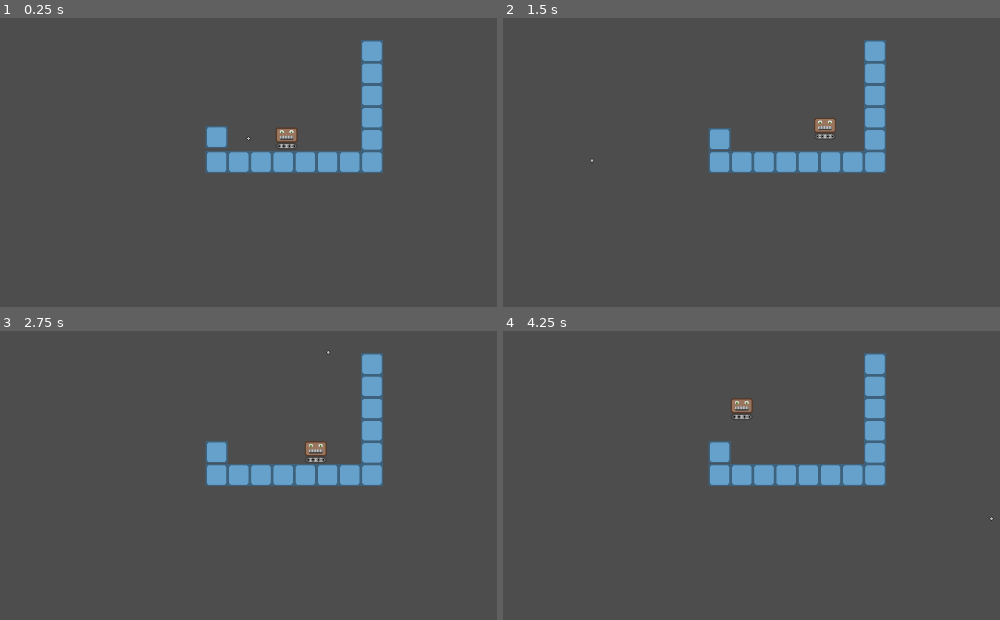
Above: before the commit, frames 1-4 (two rows, left to right).
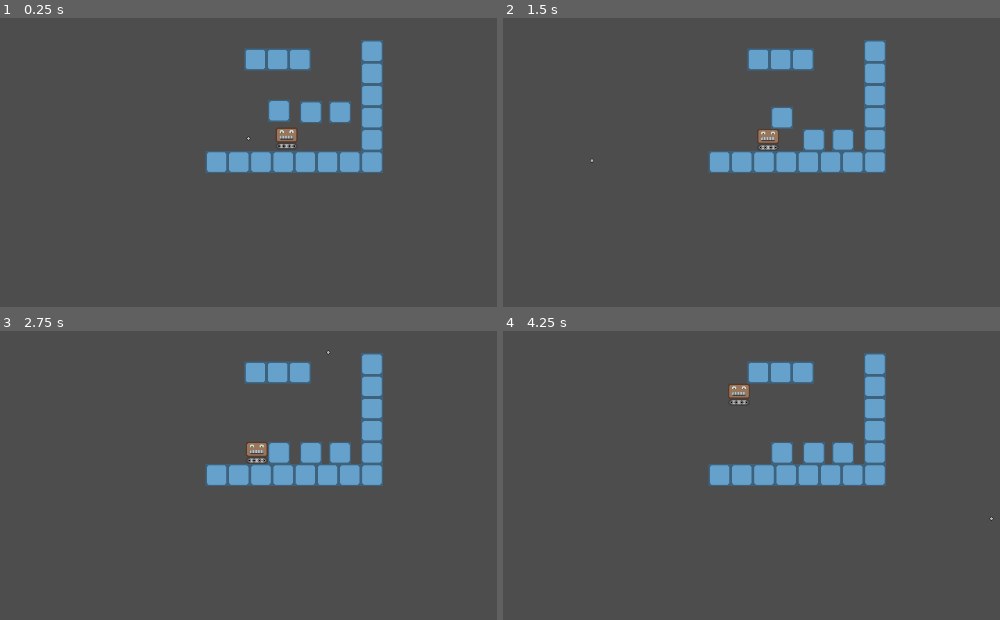
Above: after the commit, the same moments.

Repository: krotomo/glue-gun-game
Game: Godot game, scene res://scenes/main.tscn
The game is run twice, just before and just after one commit, with the same random seed, the same clock (stepped at 60 frames per second) and the same inputs.
Inputs (mouse positions are in pixels of both pictures, inside the frame that each line leads up to):
- Up to frame 1 (0.25 s): no input
- Up to frame 2 (1.5 s): move the mouse to (925, 116) at 0.52 s; hold D (move_right) 0.53-1.28 s; tap Space (jump) at 0.6, 0.77, 1.07 s; move the mouse to (592, 159) at 1.27 s; hold A (move_left) from 1.28 s (still down); click (592, 159) at 1.35 s
- Up to frame 3 (2.75 s): tap Space (jump) at 1.52, 1.55, 1.82, 2.1 s; tap Enter at 2 s; move the mouse to (328, 354) at 2.02 s; release A (move_left) at 2.03 s; hold D (move_right) from 2.03 s (still down)
- Up to frame 4 (4.25 s): move the mouse to (711, 541) at 2.77 s; click (711, 541) at 2.85 s; tap Space (jump) at 3.02, 3.05, 3.32, 3.6, 3.77, 4.07 s; move the mouse to (990, 518) at 3.52 s; release D (move_right) at 3.53 s; hold A (move_left) from 3.53 s (still down)

The runs differ from the first frame. In frame 1, 2.4% of the frame differs, in the area x 41-71%, y 10-45%; in frame 2, 2.9%, in the area x 41-71%, y 10-47%; in frame 3, 2.8%; in frame 4, 2.9%.

Commit message:
debugging

Diff:
--- a/scenes/main.tscn
+++ b/scenes/main.tscn
@@ -51,6 +51,15 @@
 [node name="Block9" parent="." instance=ExtResource("4_vet7f")]
 position = Vector2(134, -70)
 
+[node name="Block15" parent="." instance=ExtResource("4_vet7f")]
+position = Vector2(30, -122)
+
+[node name="Block16" parent="." instance=ExtResource("4_vet7f")]
+position = Vector2(-2, -122)
+
+[node name="Block17" parent="." instance=ExtResource("4_vet7f")]
+position = Vector2(-34, -122)
+
 [node name="Block10" parent="." instance=ExtResource("4_vet7f")]
 position = Vector2(134, -102)
 
@@ -64,5 +73,13 @@
 position = Vector2(-90, 26)
 
 [node name="Block14" parent="." instance=ExtResource("4_vet7f")]
-position = Vector2(-90, -43)
+position = Vector2(88, -79)
 type = 1
+
+[node name="Block18" parent="." instance=ExtResource("4_vet7f")]
+position = Vector2(46, -79)
+type = 1
+
+[node name="Block19" parent="." instance=ExtResource("4_vet7f")]
+position = Vector2(0, -81)
+type = 1
--- a/scripts/block_group.gd
+++ b/scripts/block_group.gd
@@ -15,6 +15,7 @@
 
 func process(delta: float):
 	if get_type() == Type.WALL:
+		velocity = Vector2.ZERO
 		return
 	velocity.y += GRAVITY * delta
 	if get_type() == Type.PLAYER:
--- a/scripts/main.gd
+++ b/scripts/main.gd
@@ -27,10 +27,10 @@
 			for block_b in group.blocks:
 				var new_position = block_a.global_position + offset
 				if (
-					new_position.x + Block.SIZE / 2 >= block_b.global_position.x - Block.SIZE / 2 and
-					new_position.x - Block.SIZE / 2 <= block_b.global_position.x + Block.SIZE / 2 and
-					new_position.y + Block.SIZE / 2 >= block_b.global_position.y - Block.SIZE / 2 and
-					new_position.y - Block.SIZE / 2 <= block_b.global_position.y + Block.SIZE / 2
+					new_position.x + Block.SIZE / 2 > block_b.global_position.x - Block.SIZE / 2 and
+					new_position.x - Block.SIZE / 2 < block_b.global_position.x + Block.SIZE / 2 and
+					new_position.y + Block.SIZE / 2 > block_b.global_position.y - Block.SIZE / 2 and
+					new_position.y - Block.SIZE / 2 < block_b.global_position.y + Block.SIZE / 2
 				):
 					return true
 	return false
@@ -48,12 +48,32 @@
 		return
 	var block_a = connector_a.get_parent()
 	var block_b = connector_b.get_parent()
+	print("Adding connection between ", block_a, " and ", block_b)
 	var block_group_a = get_block_group(block_a)
 	var block_group_b = get_block_group(block_b)
 	if block_group_a != block_group_b:
 		print("Merged block groups:")
 		print("- Group A blocks: ", block_group_a.blocks)
 		print("- Group B blocks: ", block_group_b.blocks)
+		var moving_group
+		if (
+			block_group_a.get_type() == BlockGroup.Type.WALL or (
+				block_group_a.get_type() == BlockGroup.Type.PLAYER and block_group_b.get_type() == BlockGroup.Type.SOLID
+			)
+		):
+			moving_group = block_group_b
+		else:
+			moving_group = block_group_a
+
+		var offset
+		if moving_group == block_group_a:
+			offset = connector_b.global_position - connector_a.global_position
+		else:
+			offset = connector_a.global_position - connector_b.global_position
+
+		for block in moving_group.blocks:
+			block.global_position += offset
+
 		block_group_a.merge(block_group_b)
 		block_groups.erase(block_group_b)
 		print("- Resulting merged group: ", block_group_a.blocks)
@@ -66,6 +86,7 @@
 func delete_connection(connector: Connector):
 	var block_a = connector.get_parent()
 	var block_b = connector.other.get_parent()
+	print("Deleting connection between ", block_a, " and ", block_b)
 	var block_group = get_block_group(block_a)
 	connector.other.other = null
 	connector.other.state = Connector.States.IDLE
@@ -79,6 +100,7 @@
 
 	while queue.size() > 0:
 		var current = queue.pop_front()
+		print("Visiting ", current)
 		for dir in [current.left, current.right, current.up, current.down]:
 			if dir.other == null:
 				continue
@@ -94,10 +116,13 @@
 		print("Split into separate block groups:")
 		print("- Original group: ", block_group.blocks)
 		var new_group = BlockGroup.new()
+		var blocks_to_move = []
 		for block in block_group.blocks:
 			if block not in visited:
-				new_group.blocks.append(block)
-				block_group.blocks.erase(block)
+				blocks_to_move.append(block)
+		for block in blocks_to_move:
+			new_group.blocks.append(block)
+			block_group.blocks.erase(block)
 		block_groups.append(new_group)
 		print("- Group 1 after split: ", block_group.blocks)
 		print("- Group 2 after split: ", new_group.blocks)
